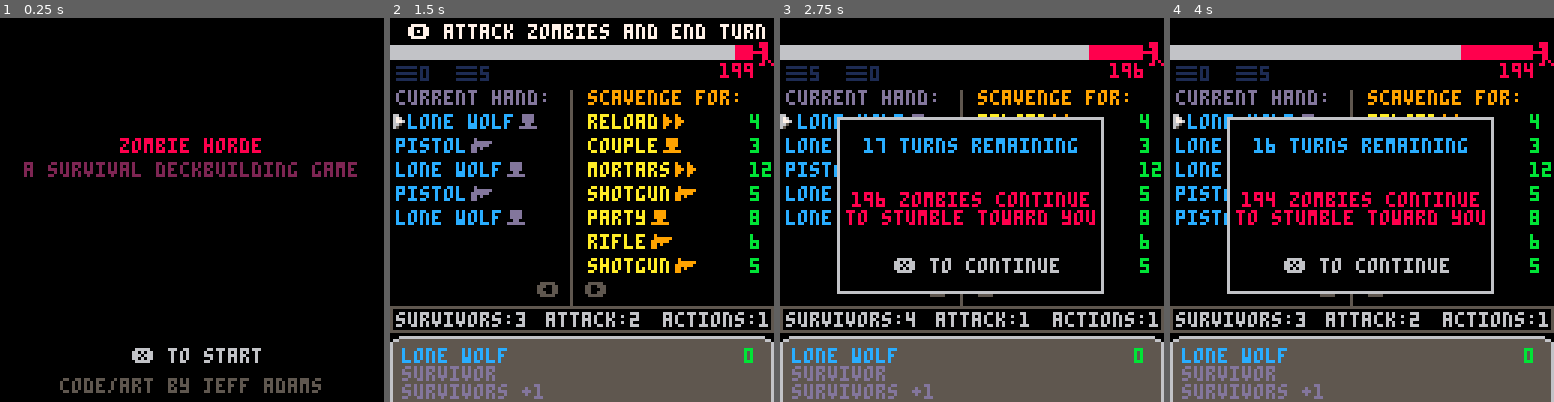
Above: before the commit, frames 1-4 (left to right).
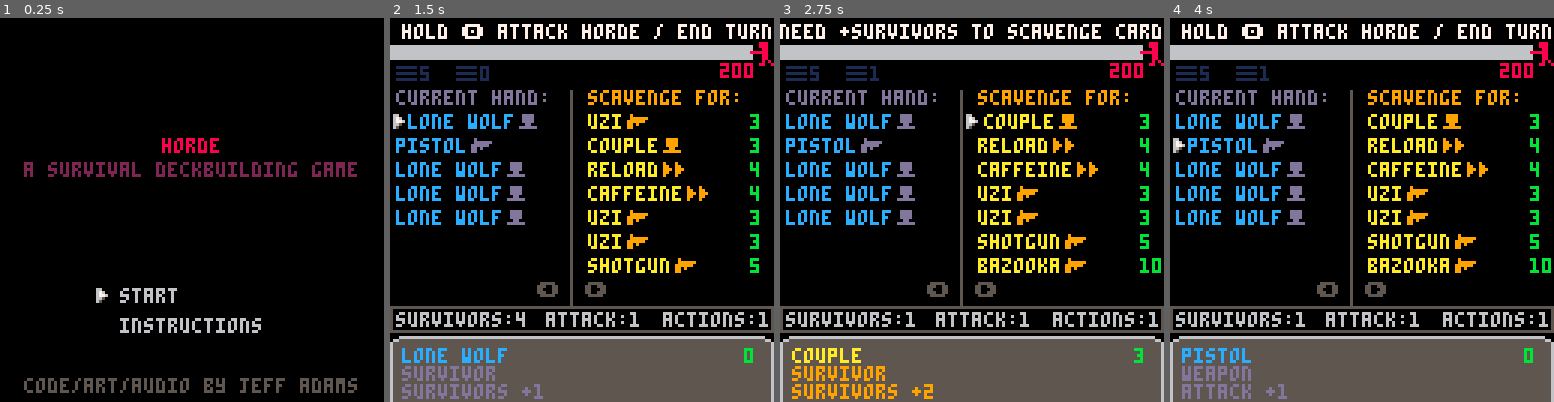
Above: after the commit, the same moments.

Repository: jeff-adams/pico8
Game: PICO-8 cartridge dev/zombie.p8
Same seed, same stepped clock (60 frames per second), same inputs: the game is played once before the commit and once after it.
Inputs:
- Up to frame 1 (0.25 s): no input
- Up to frame 2 (1.5 s): tap X (X key) at 0.33, 1.07 s; tap O (Z key) at 0.7 s
- Up to frame 3 (2.75 s): hold Right 1.6-2.1 s; tap O (Z key) at 1.7, 2.1, 2.5 s; tap X (X key) at 1.85 s; hold Up 2.15-2.42 s; hold Right from 2.47 s (still down)
- Up to frame 4 (4 s): tap O (Z key) at 2.9, 3.3, 3.7 s; tap X (X key) at 2.97 s; release Right at 3.03 s; hold Left 3.08-3.58 s; hold Down 3.63-3.97 s

The runs differ from the first frame. In frame 1, 3.5% of the frame differs, in the area x 6-93%, y 31-98%; in frame 2, 4.8%; in frame 3, 15%, in the area x 0-100%, y 1-100%; in frame 4, 15%.

Commit message:
Lots of sfx and bug fixes to zombie

Diff:
--- a/dev/zombie.p8
+++ b/dev/zombie.p8
@@ -5,7 +5,7 @@
 --by jeff adams
 
 --todo
---bug: too many cards in hand
+--hand navigation going up
 --balance cards
 --sfx/music
 --graphics for cards
@@ -15,8 +15,7 @@
 	globals()
 	init_scavenge()
 	init_player()
-	update_state=update_menu
-	draw_state=draw_menu
+	change_state(update_menu,draw_menu)
 end
 
 function _update()
@@ -48,6 +47,9 @@
 	actioned={}
 	selector={frames={32,33},x=0,y=0,speed=4}
 	debug={}
+	win=nil
+	previous={update=update_menu,draw=draw_menu}
+	b={pressed=❎,start=0,action=nil}
 end
 
 function create_draw()
@@ -136,7 +138,7 @@
 					val=0
 				}
 			},
-			qty=5
+			qty=3
 		},
 		{
 			cost=4,
@@ -167,10 +169,10 @@
 			qty=3
 		},
 		{
-			cost=3,
+			cost=4,
 			title="caffeine",
 			ctype="action",
-			desc="action +2, draw 1 card",
+			desc="action +2 and draw 1 card",
 			actions=
 			{
 				{
@@ -235,6 +237,29 @@
 function printc(_text,_y,_c)
 	print(_text,(128-#_text/2*8)/2,_y,_c)
 end
+
+function win_check()
+	if horde<=0 then
+		sfx(5)
+		win=true
+		change_state(update_gameover,draw_gameover)
+	elseif turns <=0 then
+		sfx(4)
+		win=false
+		change_state(update_gameover,draw_gameover)
+	end
+end
+
+function change_state(_update,_draw)
+	previous={update=update_state,draw=draw_state}
+	update_state=_update
+	draw_state=_draw
+end
+
+function previous_state()
+	local _p=previous
+	change_state(_p.update,_p.draw)
+end
 -->8
 --actions
 
@@ -244,8 +269,7 @@
 
 function trash_action(_amount)
 	current.sel=1
-	update_state=update_trash
-	draw_state=draw_trash
+	change_state(update_trash,draw_trash)
 end
 
 function action_action(_amount)
@@ -262,6 +286,23 @@
 
 function attack_action(_amount)
 	atk+=_amount
+end
+
+function trash_card()
+	del(hand,hand[current.sel])
+	if current.sel!=1 then
+		previous_card()
+	end
+	previous_state()
+end
+
+function end_turn()
+	attack_horde()
+	change_state(update_turn,draw_turn)
+	is_player_turn=false
+	turns-=1
+	win_check()
+	if win==nil then sfx(2) end
 end
 
 -->8
@@ -322,6 +363,7 @@
 function play_card(_card)
 	del(hand,hand[current.sel])
 	acts-=1
+	sfx(7)
 	for _c in all(_card.actions) do
 		_c.action(_c.val)
 	end
@@ -396,7 +438,7 @@
 		if current.card.ctype == "action" and acts>0 then
 			message="❎ play action card"
 		else
-			message="🅾️ attack zombies and end turn"
+			message="hold 🅾️ attack horde / end turn"
 		end
 	elseif current.card.cost<=surv then
 		message="❎ scavenge card"
@@ -439,52 +481,49 @@
 		end
 	end
 	if btnp(🅾️) then
-		attack_horde()
-		draw_state=draw_turn
-		update_state=update_turn
-		is_player_turn=false
-		turns-=1
-		win_check()
-		sfx(2)
-	end
-end
-
-function win_check()
-	if horde<=0 or turns <=0 then
-		draw_state=draw_gameover
-		update_state=update_gameover
+		b={pressed=🅾️,start=time(),action=end_turn}
+		sfx(6)
+		change_state(update_btnhold,draw_state)
 	end
 end
 
 function update_menu()
+	if btnp(⬆️) or btnp(⬇️) then
+		current.sel=current.sel==1 and 2 or 1
+		sfx(1)
+	end
 	if btnp(❎) then
-		update_state=update_game
-		draw_state=draw_game
+		sfx(8)
+		if current.sel==1 then
+			change_state(update_turn,draw_turn)
+		else
+			change_state(update_tutorial,draw_tutorial)
+		end
 	end
 end
 
 function update_turn()
 	if btnp(❎) then
-		update_state=update_game
-		draw_state=draw_game
+		change_state(update_game,draw_game)
+		sfx(8)
 	end
 end
 
 function update_trash()
 	if #hand<=0 then
-		update_state=update_game
-		draw_state=draw_game
+		change_state(update_game,draw_game)
 		current.cards=scavenge
 		current.sel=1
 		current.card=scavenge[1]
 	end
 	if btnp(❎) then
-		del(hand,hand[current.sel])
-		previous_card()
+		b={pressed=❎,start=time(),action=trash_card}
+		sfx(6)
+		change_state(update_btnhold,draw_state)
 	end
 	if btnp(🅾️) then
-		update_state=update_game
-		draw_state=draw_game
+		sfx(8)
+		change_state(update_game,draw_game)
 	end
 	if btnp(⬇️) then
 		next_card()
@@ -496,10 +535,29 @@
 
 function update_gameover()
 	if btnp(❎) then
-		update_state=update_menu
-		draw_state=draw_menu
-	end
-end
+		_init()
+	end
+end
+
+function update_btnhold()
+	if btn(b.pressed) then
+		if time()-b.start>=1 then
+			b.action()
+		end
+	else
+		sfx(-1)
+		previous_state()
+	end
+end
+
+function update_tutorial()
+	if btnp(🅾️) then
+		b={pressed=🅾️,start=time(),action=function() change_state(update_menu,draw_menu) end}
+		sfx(6)
+		change_state(update_btnhold,draw_tutorial)
+	end
+end
+
 -->8
 --draw
 
@@ -540,9 +598,11 @@
 function draw_hand()
 	print("▤"..#draw.."  ▤"..#discard,2,16,1)
 	print("current hand:",2,24,13)
-	for i=1,#hand do
-		local _card,_x=hand[i],2
-		if current.sel==i and current.cards==hand then
+	local _showncards=min(7,#hand)
+	local _offset=current.sel>7 and current.sel-7 or 0
+	for i=1,_showncards do
+		local _card,_x=hand[i+_offset],2
+		if current.sel==i+_offset and current.cards==hand then
 			_x+=4
 			print(_card.title,_x,i*8+24,12)
 		else
@@ -609,7 +669,7 @@
 function draw_gameover()
 	draw_game()
 	rectfill(26,33,96,66,0)
-	if horde<=0 then
+	if win then
 		rect(25,32,97,67,11)
 		print("congratulations",30,35,11)
 		print("you have defeated",28,50,11)
@@ -635,10 +695,14 @@
 
 function draw_menu()
 	cls()
-	printc("zombie horde",40,8)
+	printc("horde",40,8)
 	printc("a survival deckbuilding game",48,2)
-	printc("❎ to start",110,6)
-	printc("code/art by jeff adams",120,5)
+	print("start",40,90,6)
+	print("instructions",40,100,6)
+	local _ypos=current.sel==1 and 88 or 98
+	local frame=((flr(time()*selector.speed)-1)%#selector.frames)+1
+	spr(selector.frames[frame],32,_ypos)
+	printc("code/art/audio by jeff adams",120,5)
 end
 
 function draw_turn()
@@ -653,14 +717,49 @@
 
 function draw_trash()
 	draw_game()
-	message="❎ to trash card, 🅾️ to finish"
+	message="hold ❎ trash card / 🅾️ finish"
 end
 
 function draw_selector()
 	selector.x=current.cards==hand and 0 or 62
-	selector.y=current.sel*8+22
+	selector.y=mid(22,current.sel*8+22,78)
 	local frame=((flr(time()*selector.speed)-1)%#selector.frames)+1
 	spr(selector.frames[frame],selector.x,selector.y)
+end
+
+function draw_tutorial()
+	cls()
+	color(12)
+	print("you start with a deck of 10",2,2)
+	print("cards. each turn you draw",2,8)
+	print("5 cards from your deck.",2,14)
+
+ color(10)
+	print("add new cards to your deck by",2,22)
+	print("scavenging them with your",2,28)
+	print("survivor cards.",2,34)
+	pal(15,9)
+	color(10)
+	spr(3,2,40)
+	print("= survivor card",13,42)
+	spr(4,2,46)
+	print("= weapon card",13,48)
+	spr(5,2,52)
+	print("= action card",13,54)
+
+	color(8)
+	print("the goal of the game is to",2,64)
+	print("gain enough firepower to kill",2,70)
+	print("the entire zombie horde before",2,76)
+	print("your 20 turns run out.",2,82)
+
+	color(6)
+	print("messages about controls will",2,92)
+	print("appear at the top of the screen.",2,98)
+	print("some interactions will require",2,104)
+	print("holding down the button.",2,110)
+
+	printc("hold 🅾️ return to menu",120,5)
 end
 __gfx__
 00000000000888000008880000000000000000000000000000000000000000000000000000000000000000000000000000000000000000000000000000000000
Not shown, changed: the sound effects (__sfx__) section of dev/zombie.p8
